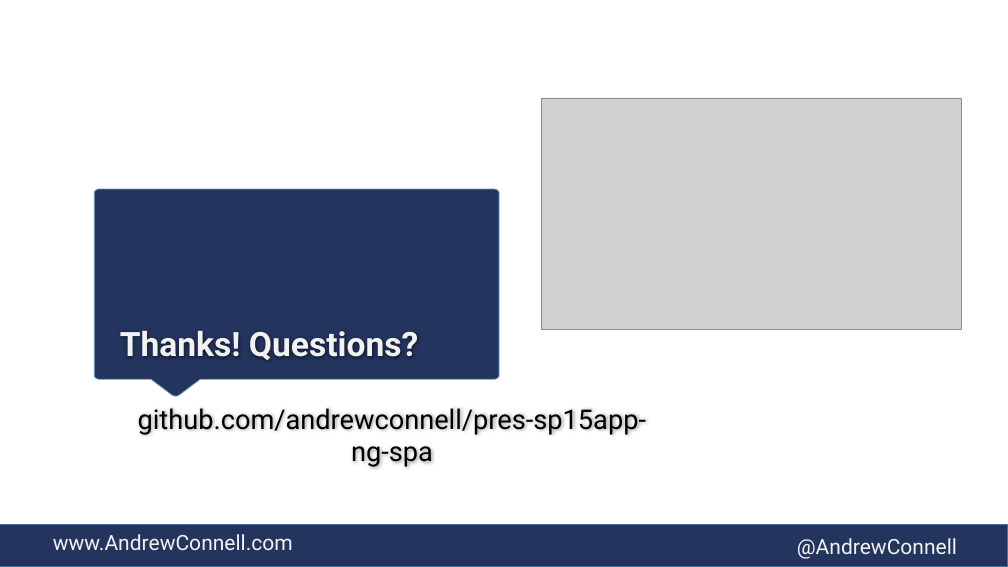
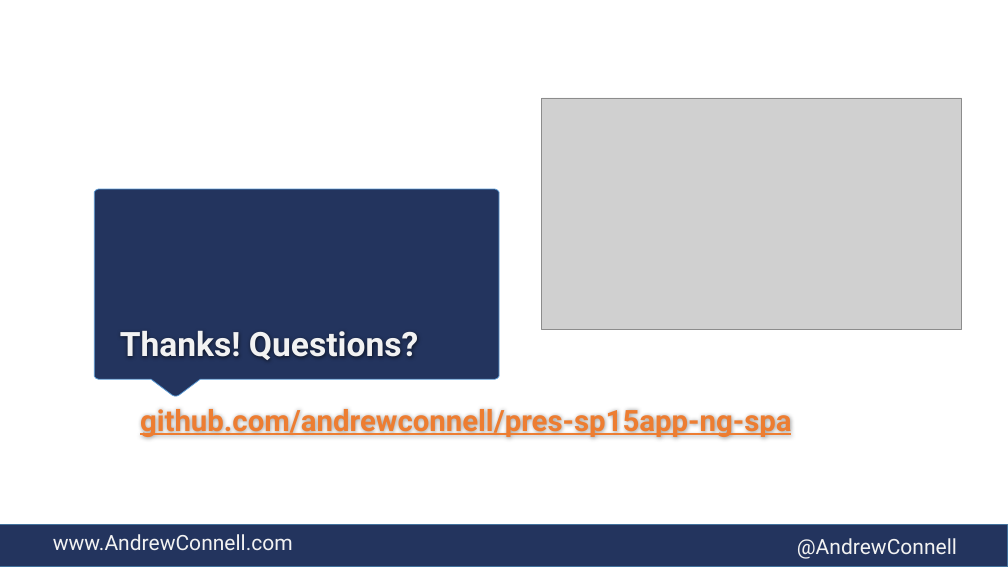
Before and after one commit to andrewconnell/pres-sp15app-ng-spa, a slide deck: slide 16 of presentation.pptx. Drawn at 1008x567 pixels with LibreOffice and Linux fonts; fonts in the diff are those of the drawing; grey boxes stand for pictures. Boxes give left, top, right and bottom in pixels: in the first picture for what was removed or moved away, otherwise in the second. Text is boxed around its words. In the diff, an @@ line names an element or a change of style, - is before the commit and + after.

```diff
--- a/presentation.pptx
+++ b/presentation.pptx
@@ text "github.com/andrewconnell/pres-sp15app-ng-spa" at bbox=[140, 409, 792, 437]: size 25.9 to 28 pt, text colour #000000 to #ED7D31, bold on, underline on @@
```
Also in this commit, not shown: 4 other slides changed, 3 other files.
